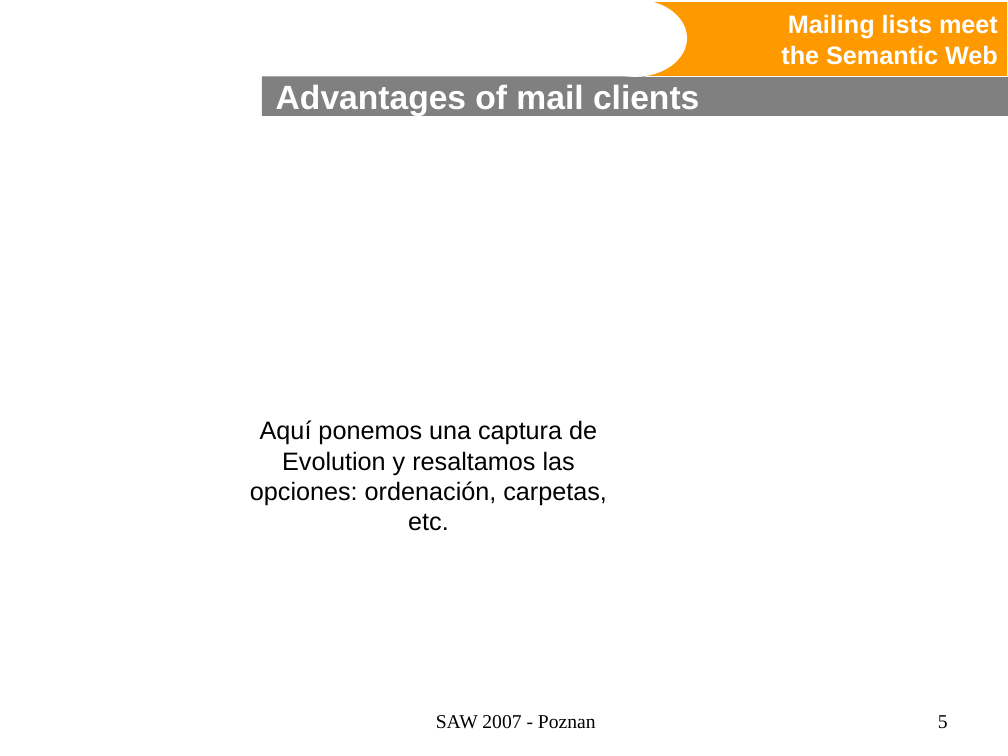
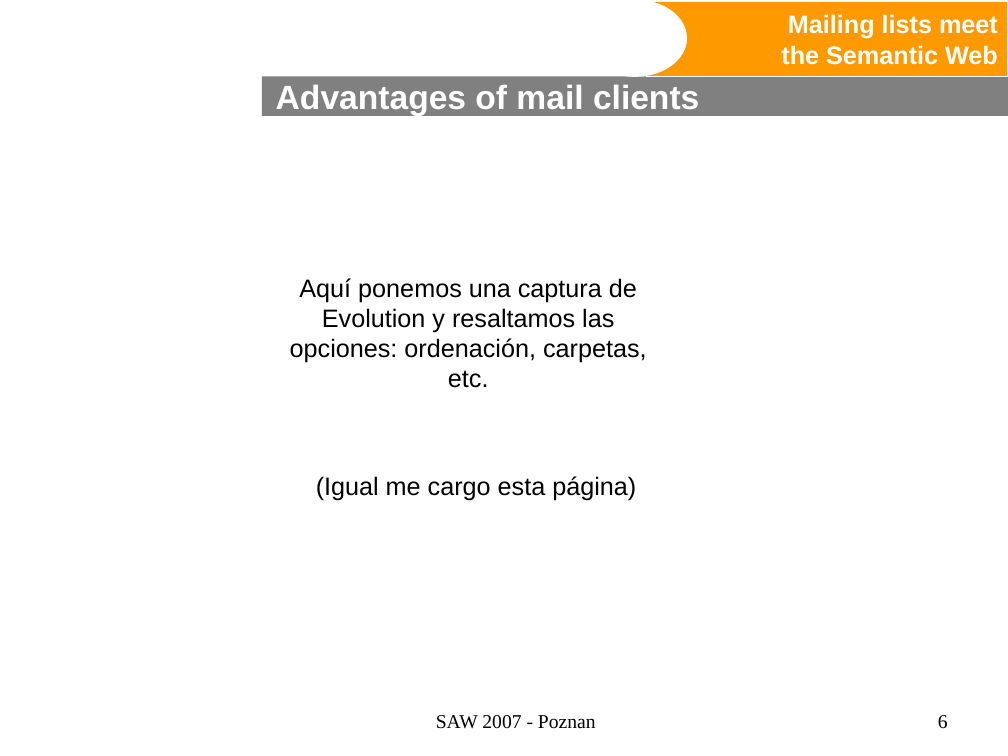
Before and after one commit to BackupTheBerlios/swaml-svn, a slide deck: slide 6 of trunk/doc/talks/20070427-saw2007/swaml.ppt (slide 5 before the commit). Drawn at 1008x756 pixels with LibreOffice and Linux fonts; fonts in the diff are those of the drawing; background and template pictures are left out. Boxes give left, top, right and bottom in pixels: in the first picture for what was removed or moved away, otherwise in the second. Text is boxed around its words. In the diff, an @@ line names an element or a change of style, - is before the commit and + after.

```diff
--- a/trunk/doc/talks/20070427-saw2007/swaml.ppt
+++ b/trunk/doc/talks/20070427-saw2007/swaml.ppt
@@ text "Aquí ponemos una captura de ..." moved from (x1=250, y1=420, x2=607, y2=531) to (x1=290, y1=278, x2=647, y2=388) @@
@@ text added at (x1=316, y1=476, x2=636, y2=501), 18 pt, text #000000 @@
+(Igual me cargo esta página)
@@ page number at (x1=938, y1=715, x2=948, y2=729): text changed @@
-5
+6
```
Also in this commit, not shown: 6 other slides changed, 3 slides added, 2 slides removed, 1 other file.
